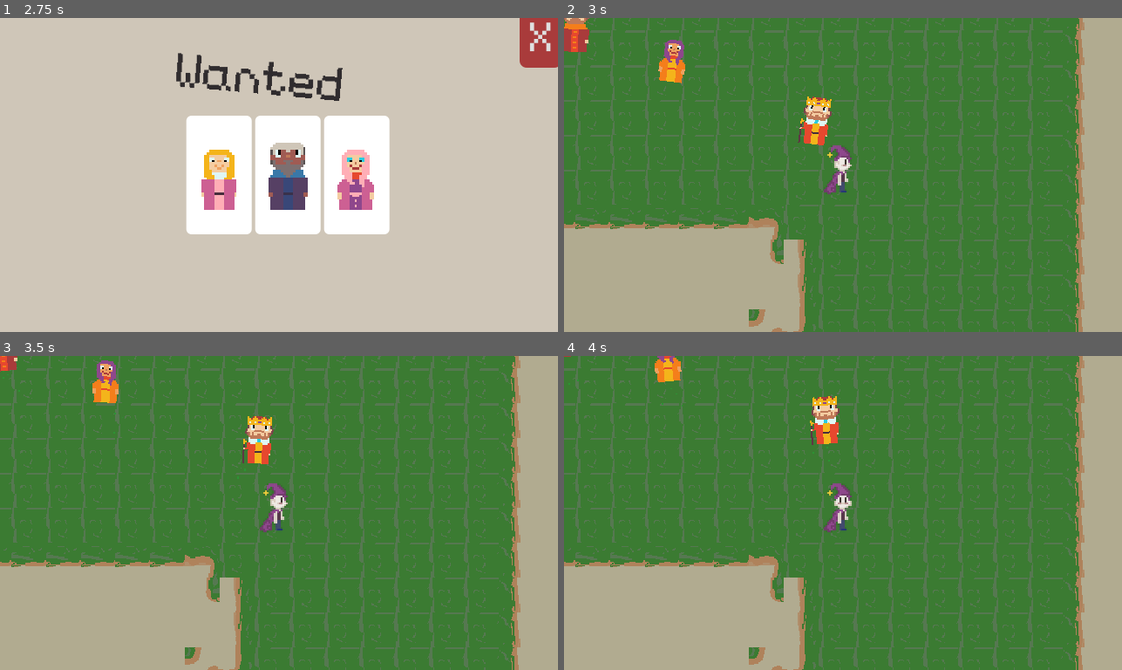
Above: before the commit, frames 1-4 (two rows, left to right).
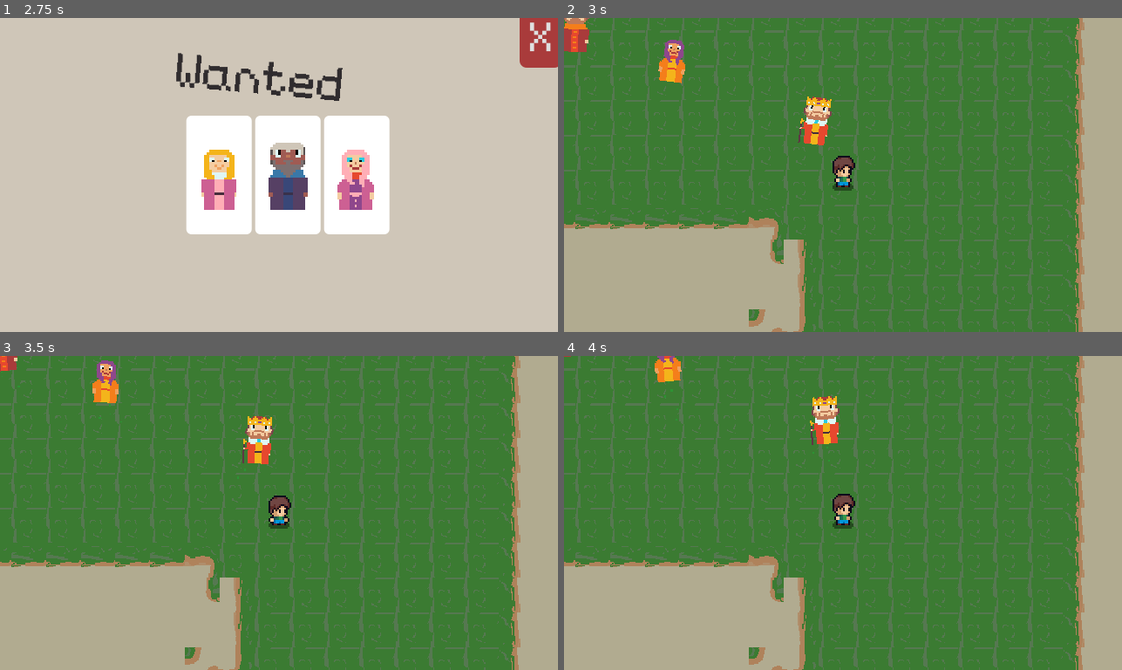
Above: after the commit, the same moments.

Repository: 1ChuckNorris1/BrackeysGameJam2026.2
Game: Godot game, scene res://Scenes/Menu_UI/MainMenu.tscn
Two runs of this game, one before a commit and one after it. Both use one fixed random seed, a clock stepped at 60 frames per second and the inputs below. Sound files missing from this copy of the repository are replaced by a short silence.
Inputs (mouse positions are in pixels of both pictures, inside the frame that each line leads up to):
- Up to frame 1 (2.75 s): click "Play" at 0.5 s; tap Enter at 1.25 s; move the mouse to (401, 159) at 1.27 s; hold Right (move_right) 1.28-2 s; tap J (attack) at 1.35 s; click (401, 159) at 1.42 s; click "Castle1" at 2 s
- Up to frame 2 (3 s): click "X" at 2.75 s
- Up to frame 3 (3.5 s): no input
- Up to frame 4 (4 s): drag from (731, 528) to (843, 509) at 3.52 s

Frame 1 is identical in both runs. In frame 2, 0.5% of the frame differs, in the area x 46-53%, y 40-57%; in frame 3, 0.5%, in the area x 17-53%, y 15-57%; in frame 4, 0.5%.

Commit message:
collisions

Diff:
--- a/brackeys-game-jam-2026.2/Scenes/Entities/enemy.tscn
+++ b/brackeys-game-jam-2026.2/Scenes/Entities/enemy.tscn
@@ -740,6 +740,8 @@
 [node name="enemy" type="CharacterBody2D" unique_id=1024896108 groups=["Damageable"]]
 position = Vector2(0, -33)
 scale = Vector2(2, 2)
+collision_layer = 2
+collision_mask = 2
 script = ExtResource("1_o6kgl")
 
 [node name="NavigationAgent2D" type="NavigationAgent2D" parent="." unique_id=1533056958]
--- a/brackeys-game-jam-2026.2/Scenes/Entities/king_agent.tscn
+++ b/brackeys-game-jam-2026.2/Scenes/Entities/king_agent.tscn
@@ -103,6 +103,8 @@
 [node name="king_agent" type="CharacterBody2D" unique_id=1024896108 groups=["Damageable", "King"]]
 position = Vector2(0, -32)
 scale = Vector2(2, 2)
+collision_layer = 2
+collision_mask = 2
 script = ExtResource("1_27ur3")
 base_speed = 125.0
 
--- a/brackeys-game-jam-2026.2/Scenes/Entities/npc_agent.tscn
+++ b/brackeys-game-jam-2026.2/Scenes/Entities/npc_agent.tscn
@@ -733,6 +733,8 @@
 [node name="NPC_Agent" type="CharacterBody2D" unique_id=1024896108 groups=["Damageable"]]
 position = Vector2(1, -32)
 scale = Vector2(2, 2)
+collision_layer = 2
+collision_mask = 2
 script = ExtResource("1_s3psu")
 
 [node name="NavigationAgent2D" type="NavigationAgent2D" parent="." unique_id=1533056958]
--- a/brackeys-game-jam-2026.2/Scenes/Player.tscn
+++ b/brackeys-game-jam-2026.2/Scenes/Player.tscn
@@ -5,104 +5,269 @@
 [ext_resource type="AudioStream" uid="uid://dd8t8372wpgxn" path="res://assets/Sounds/SFX/schritte1.wav" id="2_52ee3"]
 [ext_resource type="AudioStream" uid="uid://c0c0qmlwegfg1" path="res://assets/Sounds/SFX/schritte2.wav" id="3_bhhdu"]
 [ext_resource type="PackedScene" uid="uid://d3lgqv6al8fof" path="res://Scenes/Components/damage_component.tscn" id="4_5ixxa"]
+[ext_resource type="PackedScene" uid="uid://ximwursx10rv" path="res://Scenes/Components/movement_particles_component.tscn" id="4_dewec"]
 [ext_resource type="AudioStream" uid="uid://cg147xlt1qgql" path="res://assets/Sounds/SFX/schritte3.wav" id="4_megsn"]
-[ext_resource type="Texture2D" uid="uid://cm7v4tcwl5bnq" path="res://assets/Sprites/Player/character_sprite_sheet.png" id="6_bhhdu"]
-
-[sub_resource type="AtlasTexture" id="AtlasTexture_bhhdu"]
-atlas = ExtResource("6_bhhdu")
+
+[sub_resource type="AtlasTexture" id="AtlasTexture_kpjcp"]
+atlas = ExtResource("1_xhfnw")
+region = Rect2(0, 192, 32, 32)
+
+[sub_resource type="AtlasTexture" id="AtlasTexture_kne1u"]
+atlas = ExtResource("1_xhfnw")
+region = Rect2(32, 192, 32, 32)
+
+[sub_resource type="AtlasTexture" id="AtlasTexture_e80uo"]
+atlas = ExtResource("1_xhfnw")
+region = Rect2(64, 192, 32, 32)
+
+[sub_resource type="AtlasTexture" id="AtlasTexture_cxr5p"]
+atlas = ExtResource("1_xhfnw")
+region = Rect2(96, 192, 32, 32)
+
+[sub_resource type="AtlasTexture" id="AtlasTexture_tdg3f"]
+atlas = ExtResource("1_xhfnw")
+region = Rect2(0, 224, 32, 32)
+
+[sub_resource type="AtlasTexture" id="AtlasTexture_dtqjt"]
+atlas = ExtResource("1_xhfnw")
+region = Rect2(32, 224, 32, 32)
+
+[sub_resource type="AtlasTexture" id="AtlasTexture_5ncpa"]
+atlas = ExtResource("1_xhfnw")
+region = Rect2(64, 224, 32, 32)
+
+[sub_resource type="AtlasTexture" id="AtlasTexture_wi0c6"]
+atlas = ExtResource("1_xhfnw")
+region = Rect2(96, 224, 32, 32)
+
+[sub_resource type="AtlasTexture" id="AtlasTexture_hp6x6"]
+atlas = ExtResource("1_xhfnw")
+region = Rect2(0, 256, 32, 32)
+
+[sub_resource type="AtlasTexture" id="AtlasTexture_3tkgg"]
+atlas = ExtResource("1_xhfnw")
+region = Rect2(32, 256, 32, 32)
+
+[sub_resource type="AtlasTexture" id="AtlasTexture_l6ohk"]
+atlas = ExtResource("1_xhfnw")
+region = Rect2(64, 256, 32, 32)
+
+[sub_resource type="AtlasTexture" id="AtlasTexture_oudfo"]
+atlas = ExtResource("1_xhfnw")
+region = Rect2(96, 256, 32, 32)
+
+[sub_resource type="AtlasTexture" id="AtlasTexture_d6rpx"]
+atlas = ExtResource("1_xhfnw")
+region = Rect2(0, 288, 32, 32)
+
+[sub_resource type="AtlasTexture" id="AtlasTexture_r3kul"]
+atlas = ExtResource("1_xhfnw")
+region = Rect2(32, 288, 32, 32)
+
+[sub_resource type="AtlasTexture" id="AtlasTexture_jatw7"]
+atlas = ExtResource("1_xhfnw")
+region = Rect2(64, 288, 32, 32)
+
+[sub_resource type="AtlasTexture" id="AtlasTexture_rv870"]
+atlas = ExtResource("1_xhfnw")
+region = Rect2(96, 288, 32, 32)
+
+[sub_resource type="AtlasTexture" id="AtlasTexture_efikj"]
+atlas = ExtResource("1_xhfnw")
+region = Rect2(0, 0, 32, 32)
+
+[sub_resource type="AtlasTexture" id="AtlasTexture_itxgx"]
+atlas = ExtResource("1_xhfnw")
+region = Rect2(32, 0, 32, 32)
+
+[sub_resource type="AtlasTexture" id="AtlasTexture_cgsek"]
+atlas = ExtResource("1_xhfnw")
 region = Rect2(64, 0, 32, 32)
 
-[sub_resource type="AtlasTexture" id="AtlasTexture_ksbbd"]
-atlas = ExtResource("6_bhhdu")
-region = Rect2(32, 0, 32, 32)
-
-[sub_resource type="AtlasTexture" id="AtlasTexture_glx4g"]
-atlas = ExtResource("6_bhhdu")
+[sub_resource type="AtlasTexture" id="AtlasTexture_0pi4m"]
+atlas = ExtResource("1_xhfnw")
 region = Rect2(96, 0, 32, 32)
 
-[sub_resource type="AtlasTexture" id="AtlasTexture_d6rpx"]
-atlas = ExtResource("1_xhfnw")
-region = Rect2(0, 288, 32, 32)
-
-[sub_resource type="AtlasTexture" id="AtlasTexture_r3kul"]
-atlas = ExtResource("1_xhfnw")
-region = Rect2(32, 288, 32, 32)
-
-[sub_resource type="AtlasTexture" id="AtlasTexture_jatw7"]
-atlas = ExtResource("1_xhfnw")
-region = Rect2(64, 288, 32, 32)
-
-[sub_resource type="AtlasTexture" id="AtlasTexture_rv870"]
-atlas = ExtResource("1_xhfnw")
-region = Rect2(96, 288, 32, 32)
-
-[sub_resource type="AtlasTexture" id="AtlasTexture_miouo"]
-atlas = ExtResource("6_bhhdu")
-region = Rect2(96, 0, 32, 32)
-
-[sub_resource type="AtlasTexture" id="AtlasTexture_o3h8g"]
-atlas = ExtResource("6_bhhdu")
-region = Rect2(64, 0, 32, 32)
-
-[sub_resource type="AtlasTexture" id="AtlasTexture_megsn"]
-atlas = ExtResource("6_bhhdu")
+[sub_resource type="AtlasTexture" id="AtlasTexture_sg6sq"]
+atlas = ExtResource("1_xhfnw")
 region = Rect2(128, 0, 32, 32)
 
-[sub_resource type="AtlasTexture" id="AtlasTexture_yoq75"]
-atlas = ExtResource("6_bhhdu")
+[sub_resource type="AtlasTexture" id="AtlasTexture_h84ma"]
+atlas = ExtResource("1_xhfnw")
 region = Rect2(160, 0, 32, 32)
 
-[sub_resource type="AtlasTexture" id="AtlasTexture_1e7my"]
-atlas = ExtResource("6_bhhdu")
-region = Rect2(64, 0, 32, 32)
-
-[sub_resource type="AtlasTexture" id="AtlasTexture_arntx"]
-atlas = ExtResource("6_bhhdu")
-region = Rect2(96, 0, 32, 32)
+[sub_resource type="AtlasTexture" id="AtlasTexture_47wu6"]
+atlas = ExtResource("1_xhfnw")
+region = Rect2(0, 32, 32, 32)
+
+[sub_resource type="AtlasTexture" id="AtlasTexture_2n1s8"]
+atlas = ExtResource("1_xhfnw")
+region = Rect2(32, 32, 32, 32)
+
+[sub_resource type="AtlasTexture" id="AtlasTexture_3vjad"]
+atlas = ExtResource("1_xhfnw")
+region = Rect2(64, 32, 32, 32)
+
+[sub_resource type="AtlasTexture" id="AtlasTexture_yt0h1"]
+atlas = ExtResource("1_xhfnw")
+region = Rect2(96, 32, 32, 32)
+
+[sub_resource type="AtlasTexture" id="AtlasTexture_vd78s"]
+atlas = ExtResource("1_xhfnw")
+region = Rect2(128, 32, 32, 32)
+
+[sub_resource type="AtlasTexture" id="AtlasTexture_ictha"]
+atlas = ExtResource("1_xhfnw")
+region = Rect2(160, 32, 32, 32)
+
+[sub_resource type="AtlasTexture" id="AtlasTexture_1jgrc"]
+atlas = ExtResource("1_xhfnw")
+region = Rect2(0, 64, 32, 32)
+
+[sub_resource type="AtlasTexture" id="AtlasTexture_7wy67"]
+atlas = ExtResource("1_xhfnw")
+region = Rect2(32, 64, 32, 32)
+
+[sub_resource type="AtlasTexture" id="AtlasTexture_q26ax"]
+atlas = ExtResource("1_xhfnw")
+region = Rect2(64, 64, 32, 32)
+
+[sub_resource type="AtlasTexture" id="AtlasTexture_p01ps"]
+atlas = ExtResource("1_xhfnw")
+region = Rect2(96, 64, 32, 32)
+
+[sub_resource type="AtlasTexture" id="AtlasTexture_m7dl7"]
+atlas = ExtResource("1_xhfnw")
+region = Rect2(128, 64, 32, 32)
+
+[sub_resource type="AtlasTexture" id="AtlasTexture_48og4"]
+atlas = ExtResource("1_xhfnw")
+region = Rect2(160, 64, 32, 32)
+
+[sub_resource type="AtlasTexture" id="AtlasTexture_xmpta"]
+atlas = ExtResource("1_xhfnw")
+region = Rect2(0, 96, 32, 32)
+
+[sub_resource type="AtlasTexture" id="AtlasTexture_mrbh7"]
+atlas = ExtResource("1_xhfnw")
+region = Rect2(32, 96, 32, 32)
+
+[sub_resource type="AtlasTexture" id="AtlasTexture_lrhq4"]
+atlas = ExtResource("1_xhfnw")
+region = Rect2(64, 96, 32, 32)
+
+[sub_resource type="AtlasTexture" id="AtlasTexture_ibubc"]
+atlas = ExtResource("1_xhfnw")
+region = Rect2(96, 96, 32, 32)
+
+[sub_resource type="AtlasTexture" id="AtlasTexture_gueye"]
+atlas = ExtResource("1_xhfnw")
+region = Rect2(128, 96, 32, 32)
+
+[sub_resource type="AtlasTexture" id="AtlasTexture_3tfrk"]
+atlas = ExtResource("1_xhfnw")
+region = Rect2(160, 96, 32, 32)
+
+[sub_resource type="AtlasTexture" id="AtlasTexture_f7new"]
+atlas = ExtResource("1_xhfnw")
+region = Rect2(0, 128, 32, 32)
+
+[sub_resource type="AtlasTexture" id="AtlasTexture_ravlb"]
+atlas = ExtResource("1_xhfnw")
+region = Rect2(32, 128, 32, 32)
+
+[sub_resource type="AtlasTexture" id="AtlasTexture_6efpq"]
+atlas = ExtResource("1_xhfnw")
+region = Rect2(64, 128, 32, 32)
+
+[sub_resource type="AtlasTexture" id="AtlasTexture_fhngp"]
+atlas = ExtResource("1_xhfnw")
+region = Rect2(96, 128, 32, 32)
+
+[sub_resource type="AtlasTexture" id="AtlasTexture_nd6qy"]
+atlas = ExtResource("1_xhfnw")
+region = Rect2(128, 128, 32, 32)
+
+[sub_resource type="AtlasTexture" id="AtlasTexture_23wgl"]
+atlas = ExtResource("1_xhfnw")
+region = Rect2(160, 128, 32, 32)
+
+[sub_resource type="AtlasTexture" id="AtlasTexture_u4q42"]
+atlas = ExtResource("1_xhfnw")
+region = Rect2(0, 160, 32, 32)
+
+[sub_resource type="AtlasTexture" id="AtlasTexture_ctcj5"]
+atlas = ExtResource("1_xhfnw")
+region = Rect2(32, 160, 32, 32)
+
+[sub_resource type="AtlasTexture" id="AtlasTexture_chpgb"]
+atlas = ExtResource("1_xhfnw")
+region = Rect2(64, 160, 32, 32)
+
+[sub_resource type="AtlasTexture" id="AtlasTexture_xjpfi"]
+atlas = ExtResource("1_xhfnw")
+region = Rect2(96, 160, 32, 32)
+
+[sub_resource type="AtlasTexture" id="AtlasTexture_po6o7"]
+atlas = ExtResource("1_xhfnw")
+region = Rect2(128, 160, 32, 32)
+
+[sub_resource type="AtlasTexture" id="AtlasTexture_b3xlj"]
+atlas = ExtResource("1_xhfnw")
+region = Rect2(160, 160, 32, 32)
 
 [sub_resource type="SpriteFrames" id="SpriteFrames_83tgy"]
 animations = [{
 "frames": [{
 "duration": 1.0,
-"texture": SubResource("AtlasTexture_bhhdu")
-}, {
-"duration": 1.0,
-"texture": SubResource("AtlasTexture_ksbbd")
-}, {
-"duration": 1.0,
-"texture": SubResource("AtlasTexture_glx4g")
+"texture": SubResource("AtlasTexture_kpjcp")
+}, {
+"duration": 1.0,
+"texture": SubResource("AtlasTexture_kne1u")
+}, {
+"duration": 1.0,
+"texture": SubResource("AtlasTexture_e80uo")
+}, {
+"duration": 1.0,
+"texture": SubResource("AtlasTexture_cxr5p")
 }],
 "loop": 0,
 "name": &"attack_down",
-"speed": 5.0
-}, {
-"frames": [{
-"duration": 1.0,
-"texture": SubResource("AtlasTexture_bhhdu")
-}, {
-"duration": 1.0,
-"texture": SubResource("AtlasTexture_ksbbd")
-}, {
-"duration": 1.0,
-"texture": SubResource("AtlasTexture_glx4g")
+"speed": 10.0
+}, {
+"frames": [{
+"duration": 1.0,
+"texture": SubResource("AtlasTexture_tdg3f")
+}, {
+"duration": 1.0,
+"texture": SubResource("AtlasTexture_dtqjt")
+}, {
+"duration": 1.0,
+"texture": SubResource("AtlasTexture_5ncpa")
+}, {
+"duration": 1.0,
+"texture": SubResource("AtlasTexture_wi0c6")
 }],
 "loop": 0,
 "name": &"attack_right",
-"speed": 5.0
-}, {
-"frames": [{
-"duration": 1.0,
-"texture": SubResource("AtlasTexture_bhhdu")
-}, {
-"duration": 1.0,
-"texture": SubResource("AtlasTexture_ksbbd")
-}, {
-"duration": 1.0,
-"texture": SubResource("AtlasTexture_glx4g")
+"speed": 10.0
+}, {
+"frames": [{
+"duration": 1.0,
+"texture": SubResource("AtlasTexture_hp6x6")
+}, {
+"duration": 1.0,
+"texture": SubResource("AtlasTexture_3tkgg")
+}, {
+"duration": 1.0,
+"texture": SubResource("AtlasTexture_l6ohk")
+}, {
+"duration": 1.0,
+"texture": SubResource("AtlasTexture_oudfo")
 }],
 "loop": 0,
 "name": &"attack_up",
-"speed": 5.0
+"speed": 10.0
 }, {
 "frames": [{
 "duration": 1.0,
@@ -123,69 +288,141 @@
 }, {
 "frames": [{
 "duration": 1.0,
-"texture": SubResource("AtlasTexture_miouo")
-}, {
-"duration": 1.0,
-"texture": SubResource("AtlasTexture_o3h8g")
+"texture": SubResource("AtlasTexture_efikj")
+}, {
+"duration": 1.0,
+"texture": SubResource("AtlasTexture_itxgx")
+}, {
+"duration": 1.0,
+"texture": SubResource("AtlasTexture_cgsek")
+}, {
+"duration": 1.0,
+"texture": SubResource("AtlasTexture_0pi4m")
+}, {
+"duration": 1.0,
+"texture": SubResource("AtlasTexture_sg6sq")
+}, {
+"duration": 1.0,
+"texture": SubResource("AtlasTexture_h84ma")
 }],
 "loop": 1,
 "name": &"idle_down",
-"speed": 3.0
-}, {
-"frames": [{
-"duration": 1.0,
-"texture": SubResource("AtlasTexture_megsn")
-}, {
-"duration": 1.0,
-"texture": SubResource("AtlasTexture_yoq75")
+"speed": 5.0
+}, {
+"frames": [{
+"duration": 1.0,
+"texture": SubResource("AtlasTexture_47wu6")
+}, {
+"duration": 1.0,
+"texture": SubResource("AtlasTexture_2n1s8")
+}, {
+"duration": 1.0,
+"texture": SubResource("AtlasTexture_3vjad")
+}, {
+"duration": 1.0,
+"texture": SubResource("AtlasTexture_yt0h1")
+}, {
+"duration": 1.0,
+"texture": SubResource("AtlasTexture_vd78s")
+}, {
+"duration": 1.0,
+"texture": SubResource("AtlasTexture_ictha")
 }],
 "loop": 1,
 "name": &"idle_right",
-"speed": 3.0
-}, {
-"frames": [{
-"duration": 1.0,
-"texture": SubResource("AtlasTexture_1e7my")
-}, {
-"duration": 1.0,
-"texture": SubResource("AtlasTexture_arntx")
+"speed": 5.0
+}, {
+"frames": [{
+"duration": 1.0,
+"texture": SubResource("AtlasTexture_1jgrc")
+}, {
+"duration": 1.0,
+"texture": SubResource("AtlasTexture_7wy67")
+}, {
+"duration": 1.0,
+"texture": SubResource("AtlasTexture_q26ax")
+}, {
+"duration": 1.0,
+"texture": SubResource("AtlasTexture_p01ps")
+}, {
+"duration": 1.0,
+"texture": SubResource("AtlasTexture_m7dl7")
+}, {
+"duration": 1.0,
+"texture": SubResource("AtlasTexture_48og4")
 }],
 "loop": 1,
 "name": &"idle_up",
-"speed": 3.0
-}, {
-"frames": [{
-"duration": 1.0,
-"texture": SubResource("AtlasTexture_1e7my")
-}, {
-"duration": 1.0,
-"texture": SubResource("AtlasTexture_arntx")
+"speed": 5.0
+}, {
+"frames": [{
+"duration": 1.0,
+"texture": SubResource("AtlasTexture_xmpta")
+}, {
+"duration": 1.0,
+"texture": SubResource("AtlasTexture_mrbh7")
+}, {
+"duration": 1.0,
+"texture": SubResource("AtlasTexture_lrhq4")
+}, {
+"duration": 1.0,
+"texture": SubResource("AtlasTexture_ibubc")
+}, {
+"duration": 1.0,
+"texture": SubResource("AtlasTexture_gueye")
+}, {
+"duration": 1.0,
+"texture": SubResource("AtlasTexture_3tfrk")
 }],
 "loop": 1,
 "name": &"run_down",
-"speed": 3.0
-}, {
-"frames": [{
-"duration": 1.0,
-"texture": SubResource("AtlasTexture_megsn")
-}, {
-"duration": 1.0,
-"texture": SubResource("AtlasTexture_yoq75")
+"speed": 7.0
+}, {
+"frames": [{
+"duration": 1.0,
+"texture": SubResource("AtlasTexture_f7new")
+}, {
+"duration": 1.0,
+"texture": SubResource("AtlasTexture_ravlb")
+}, {
+"duration": 1.0,
+"texture": SubResource("AtlasTexture_6efpq")
+}, {
+"duration": 1.0,
+"texture": SubResource("AtlasTexture_fhngp")
+}, {
+"duration": 1.0,
+"texture": SubResource("AtlasTexture_nd6qy")
+}, {
+"duration": 1.0,
+"texture": SubResource("AtlasTexture_23wgl")
 }],
 "loop": 1,
 "name": &"run_right",
-"speed": 3.0
-}, {
-"frames": [{
-"duration": 1.0,
-"texture": SubResource("AtlasTexture_1e7my")
-}, {
-"duration": 1.0,
-"texture": SubResource("AtlasTexture_arntx")
+"speed": 7.0
+}, {
+"frames": [{
+"duration": 1.0,
+"texture": SubResource("AtlasTexture_u4q42")
+}, {
+"duration": 1.0,
+"texture": SubResource("AtlasTexture_ctcj5")
+}, {
+"duration": 1.0,
+"texture": SubResource("AtlasTexture_chpgb")
+}, {
+"duration": 1.0,
+"texture": SubResource("AtlasTexture_xjpfi")
+}, {
+"duration": 1.0,
+"texture": SubResource("AtlasTexture_po6o7")
+}, {
+"duration": 1.0,
+"texture": SubResource("AtlasTexture_b3xlj")
 }],
 "loop": 1,
 "name": &"run_up",
-"speed": 3.0
+"speed": 7.0
 }]
 
 [sub_resource type="RectangleShape2D" id="RectangleShape2D_vld8h"]
@@ -204,14 +441,13 @@
 schritte3 = ExtResource("4_megsn")
 
 [node name="AnimatedSprite2D" type="AnimatedSprite2D" parent="." unique_id=1722575374]
-position = Vector2(1, -17)
 scale = Vector2(4, 4)
 sprite_frames = SubResource("SpriteFrames_83tgy")
-animation = &"run_right"
+animation = &"dying"
 autoplay = "idle_down"
 
 [node name="CollisionShape2D" type="CollisionShape2D" parent="." unique_id=1634772725]
-position = Vector2(-1, 12)
+position = Vector2(2.842171e-14, 12)
 rotation = 1.5707964
 shape = SubResource("RectangleShape2D_vld8h")
 
@@ -219,7 +455,8 @@
 pitch_scale = 3.0
 
 [node name="Damage_component" parent="." unique_id=430981454 instance=ExtResource("4_5ixxa")]
-position = Vector2(3, -8)
+collision_layer = 2
+collision_mask = 2
 
 [node name="CollisionShape2D2" type="CollisionShape2D" parent="Damage_component" unique_id=1240131318]
 position = Vector2(-1, 23)
@@ -229,9 +466,12 @@
 position = Vector2(0, 19)
 radius = 14.55
 
+[node name="MovementParticlesComponent" parent="." unique_id=2100393624 instance=ExtResource("4_dewec")]
+unique_name_in_owner = true
+position = Vector2(0, -5)
+
 [node name="Schritte" type="AudioStreamPlayer" parent="." unique_id=962680412]
 volume_db = -10.0
-bus = &"SFX"
 
 [connection signal="animation_finished" from="AnimatedSprite2D" to="." method="_on_animated_sprite_2d_animation_finished"]
 [connection signal="finished" from="Schritte" to="." method="_on_schritte_finished"]
--- a/brackeys-game-jam-2026.2/Scripts/Entities/Agents/enemy.gd
+++ b/brackeys-game-jam-2026.2/Scripts/Entities/Agents/enemy.gd
@@ -6,6 +6,7 @@
 
 @onready var death_animation: AnimatedSprite2D = %DeathAnimation
 @onready var die_sound: AudioStreamPlayer = $DieSound
+
 
 func prepare():
 	if Global.free_costumes.size() > 0:
